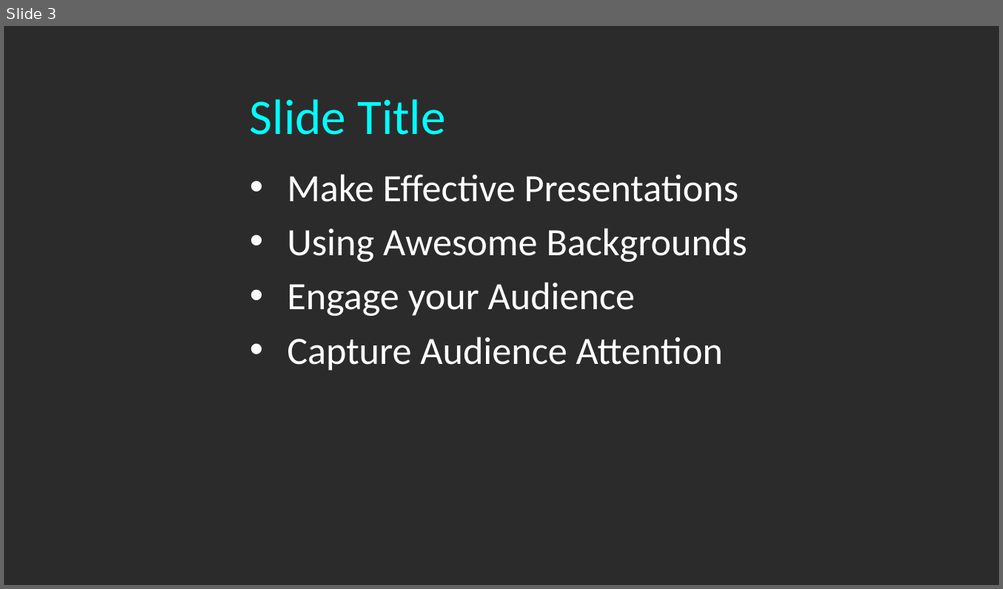
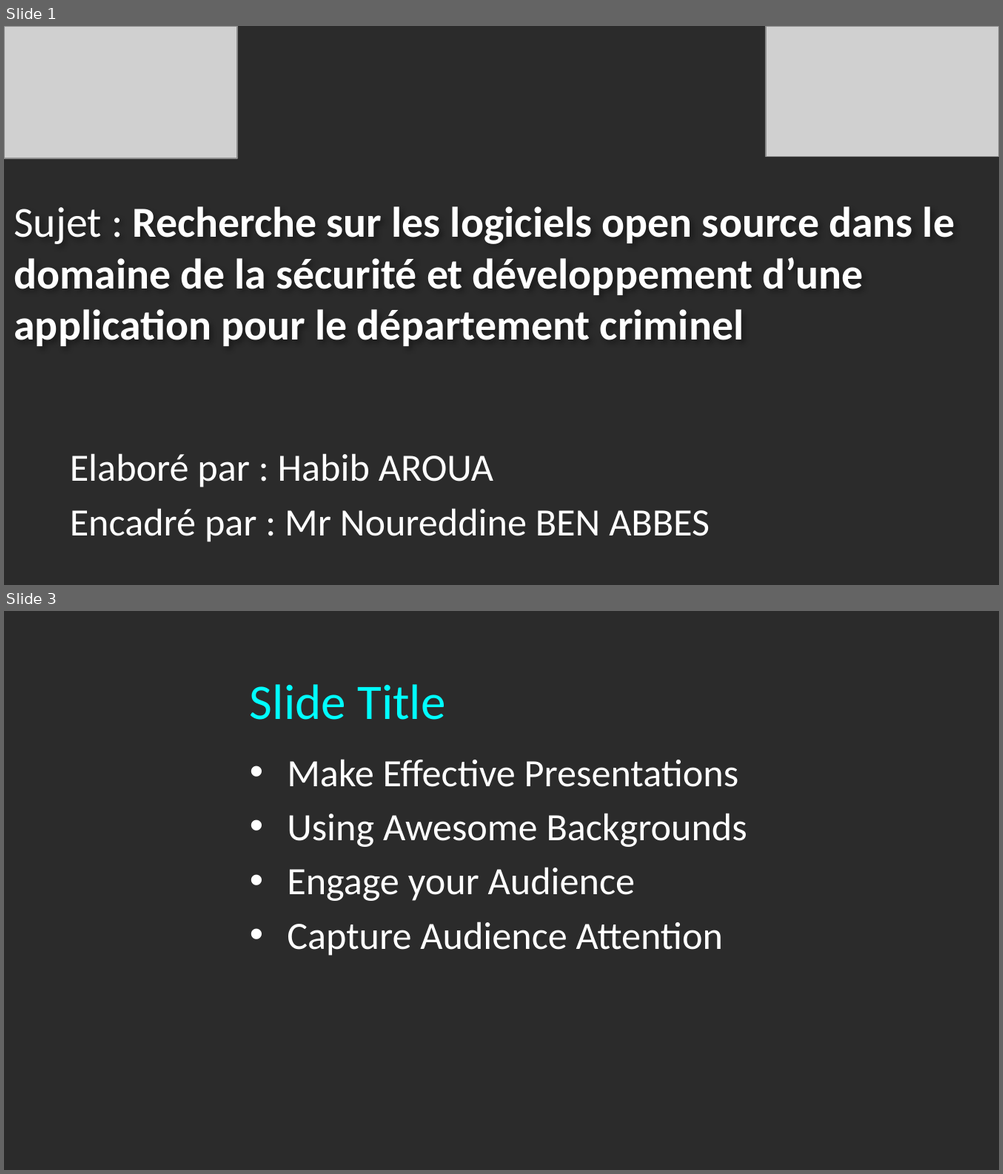
Before and after one commit to HabibAroua/Criminel_dep, a slide deck: documentation/presentation.pptx. Shown one above the other, each under a label of ours: slide 3 before the commit, slides 1 and 3 after it; the slides between them are not shown. The pictures are 1003x589 and 1003x1174 pixels, drawn with LibreOffice and Linux fonts; fonts in the diff are those of the drawing; grey boxes stand for pictures; background and template pictures are left out; a plain dark background stands for a picture behind light text. Boxes give left, top, right and bottom in pixels: in the first picture for what was removed or moved away, otherwise in the second. Text is boxed around its words. In the diff, an @@ line names an element or a change of style, - is before the commit and + after.

```diff
--- a/documentation/presentation.pptx
+++ b/documentation/presentation.pptx
@@ slide 1 added at [4,26,999,585], background picture (left out) @@
@@ picture added at [4,26,236,158] @@
@@ picture added at [766,26,999,156] @@
@@ title added at [14,207,954,346], 31 pt, text #FFFFFF, bold @@
+Sujet : Recherche sur les logiciels open source dans le domaine de la sécurité et développement d’une application pour le département criminel
@@ subtitle added at [70,454,709,543], 28 pt, text #FFFFFF @@
+Elaboré par : Habib AROUA
+Encadré par : Mr Noureddine BEN ABBES
```
Also in this commit, not shown: 1 slide changed, 1 slide removed.
